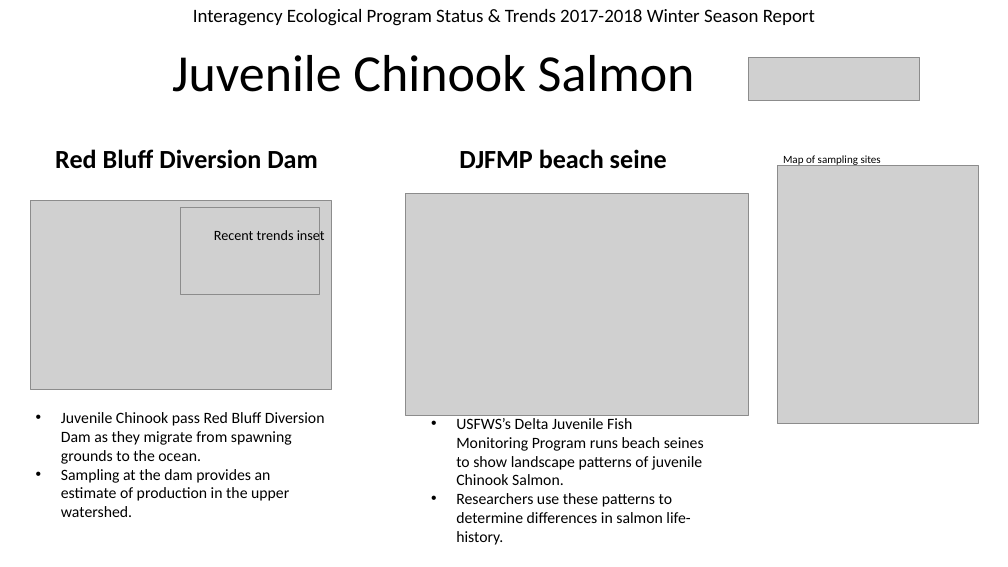
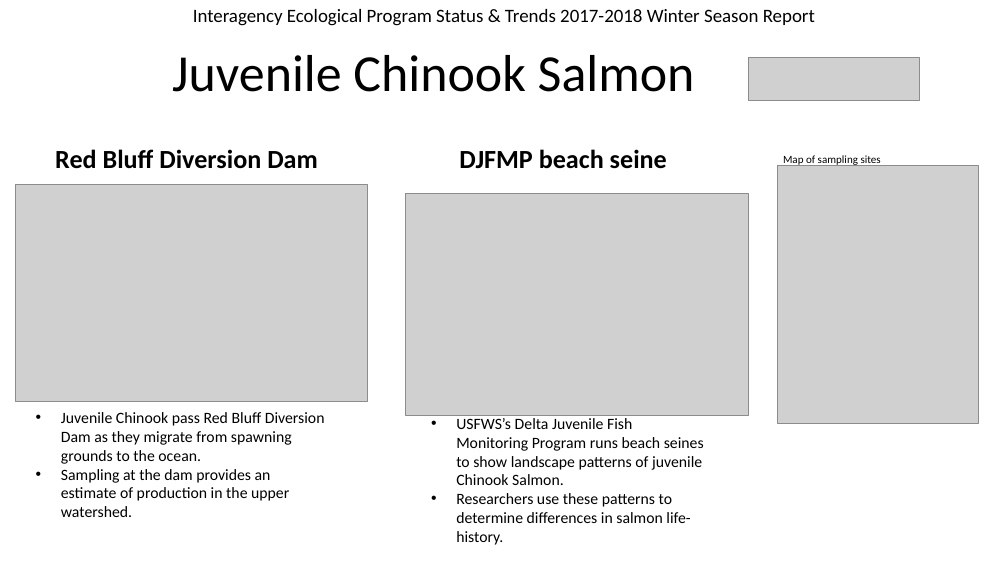
Before and after one commit to InteragencyEcologicalProgram/Status-and-Trends, a slide deck: slide 7 of layout options/status and trends alternate 28AUG2019.pptx. Drawn at 1008x567 pixels with LibreOffice and Linux fonts; fonts in the diff are those of the drawing; grey boxes stand for pictures. Boxes give left, top, right and bottom in pixels: in the first picture for what was removed or moved away, otherwise in the second. Text is boxed around its words. In the diff, an @@ line names an element or a change of style, - is before the commit and + after.

```diff
--- a/layout options/status and trends alternate 28AUG2019.pptx
+++ b/layout options/status and trends alternate 28AUG2019.pptx
@@ picture: place and size @@
-picture at (30, 200, 331, 389)
+picture at (15, 184, 368, 401)
@@ picture removed at (180, 207, 319, 295) @@
@@ text removed at (214, 228, 325, 244) @@
-Recent trends inset
```
Also in this commit, not shown: 17 other files.
